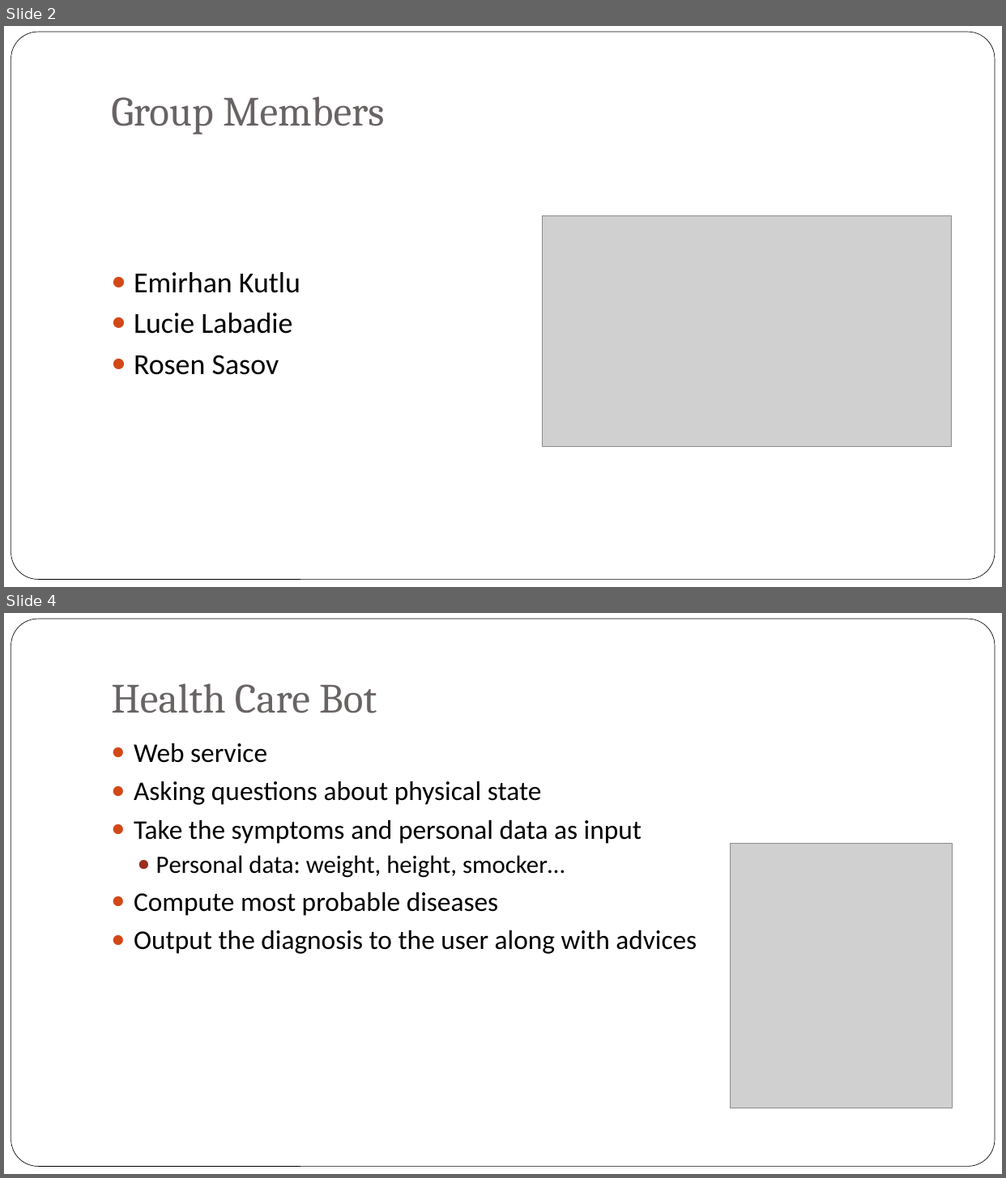
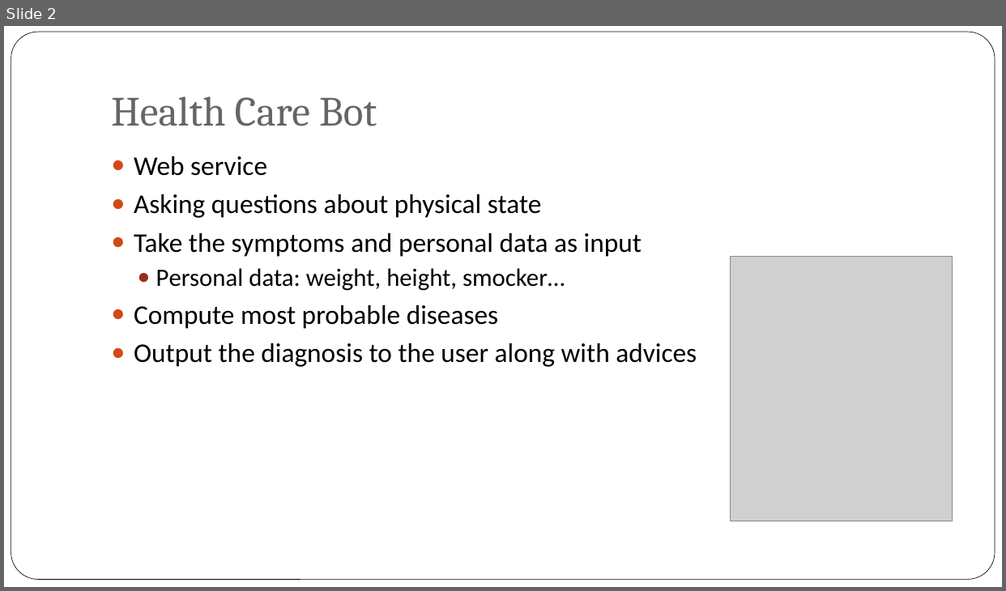
Before and after one commit to rsasov/DecisionSupportSystems, a slide deck: Health_Care_Bot.pptx. Shown one above the other, each under a label of ours: slides 2 and 4 before the commit, slide 2 after it; the slides between them are not shown. The pictures are 1006x1178 and 1006x591 pixels, drawn with LibreOffice and Linux fonts; fonts in the diff are those of the drawing; grey boxes stand for pictures; background and template pictures are left out. Boxes give left, top, right and bottom in pixels: in the first picture for what was removed or moved away, otherwise in the second. Text is boxed around its words. In the diff, an @@ line names an element or a change of style, - is before the commit and + after.

```diff
--- a/Health_Care_Bot.pptx
+++ b/Health_Care_Bot.pptx
@@ slide 2 removed at [4,26,1002,587], background picture (left out); not listed: 1 template element that a slide beside it also shows @@
@@ title removed at [111,96,385,135] @@
-Group Members
@@ picture removed at [543,216,952,446] @@
@@ text removed at [134,272,300,375] @@
-● Emirhan Kutlu
-● Lucie Labadie
-● Rosen Sasov
@@ what was slide 4 is now slide 2 @@
```
Also in this commit, not shown: 5 slides changed, 2 slides added, 4 other slides removed.
